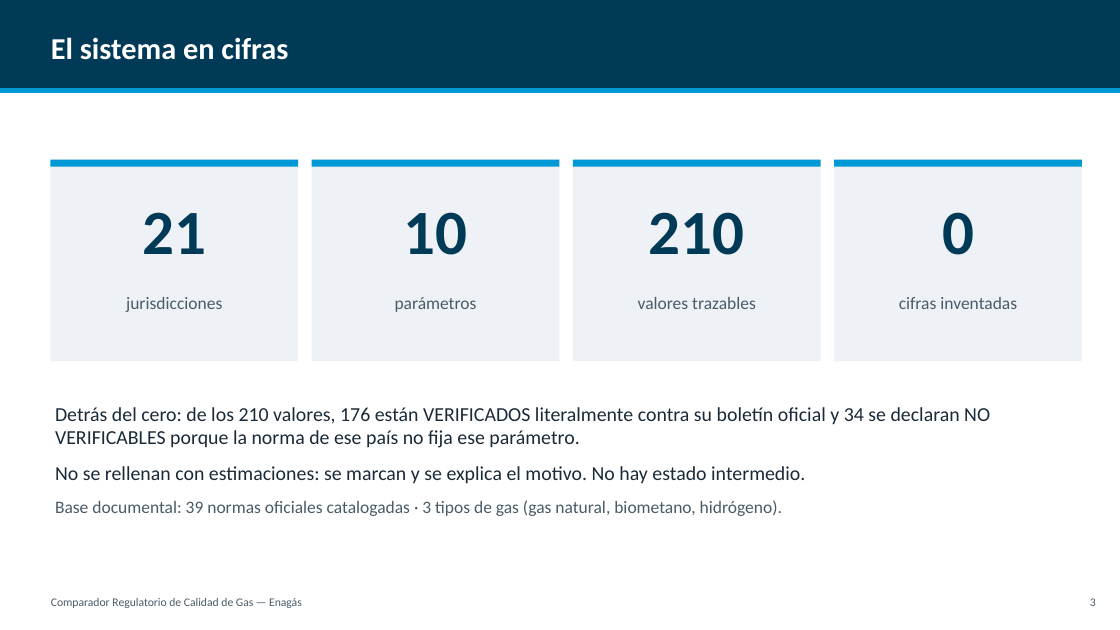
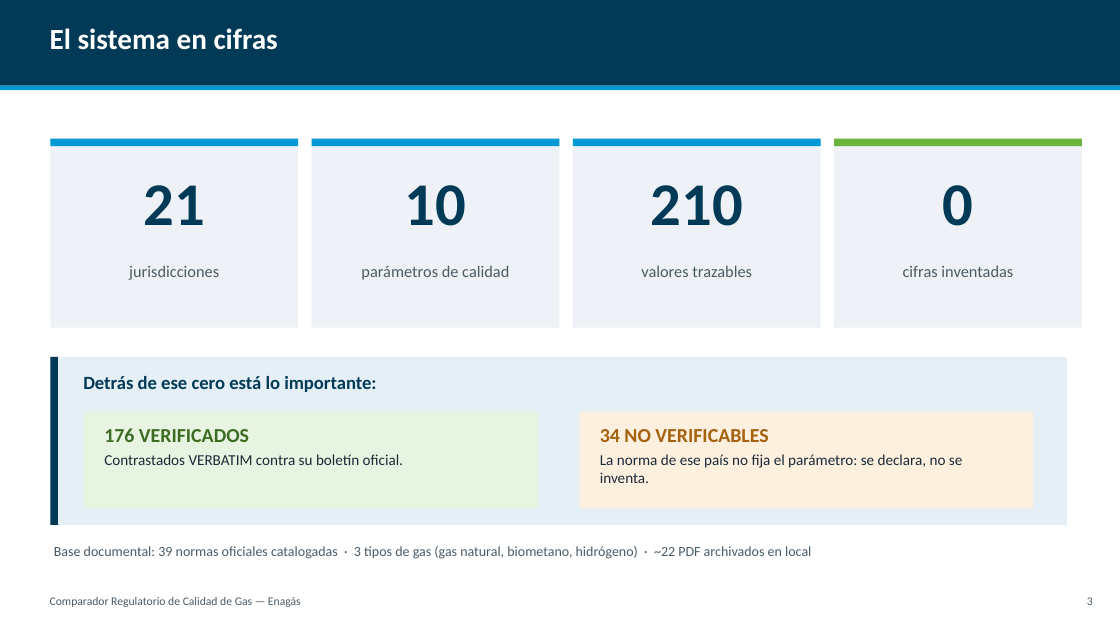
Before and after one commit to CarlosOlivaZurdo/ENAG-S_G1, a slide deck: slide 4 of docs/Presentacion_Comparador_Gas.pptx. Drawn at 1120x630 pixels with LibreOffice and Linux fonts; fonts in the diff are those of the drawing. Boxes give left, top, right and bottom in pixels: in the first picture for what was removed or moved away, otherwise in the second. Text is boxed around its words. In the diff, an @@ line names an element or a change of style, - is before the commit and + after.

```diff
--- a/docs/Presentacion_Comparador_Gas.pptx
+++ b/docs/Presentacion_Comparador_Gas.pptx
@@ text "El sistema en cifras" at [50, 28, 278, 50]: size 26 to 25 pt @@
@@ rectangle: place and size @@
-rectangle at [50, 160, 298, 361]
+rectangle at [50, 139, 298, 328]
@@ rectangle: place and size @@
-rectangle at [312, 160, 560, 361]
+rectangle at [312, 139, 560, 328]
@@ rectangle: place and size @@
-rectangle at [573, 160, 821, 361]
+rectangle at [573, 139, 821, 328]
@@ 4 rectangles: place and size @@
-4 rectangles at [50, 160, 1082, 166]
+4 rectangles at [50, 139, 1082, 146]
@@ rectangle: place and size @@
-rectangle at [834, 160, 1082, 361]
+rectangle at [834, 139, 1082, 328]
@@ rectangle at [834, 139, 1082, 146]: fill #0099D6 to #6CB33E @@
@@ text "21": place and size @@
-text "21" at [142, 212, 206, 254]
+text "21" at [144, 185, 205, 225]
@@ text "10": place and size @@
-text "10" at [404, 212, 468, 255]
+text "10" at [405, 185, 466, 226]
@@ text "210": place and size @@
-text "210" at [649, 212, 745, 255]
+text "210" at [651, 185, 743, 226]
@@ size 54 to 52 pt in 4 elements at [144, 185, 205, 225], [405, 185, 466, 226], [651, 185, 743, 226], [943, 185, 974, 226] @@
@@ text "0": place and size @@
-text "0" at [942, 212, 974, 255]
+text "0" at [943, 185, 974, 226]
@@ text at [361, 265, 509, 280]: text changed; size 15 to 14 pt @@
-parámetros
+parámetros de calidad
@@ 3 texts: place and size @@
-3 texts at [126, 297, 1017, 312]
+3 texts at [129, 265, 1013, 280]
@@ size 15 to 14 pt in 3 elements at [129, 265, 219, 280], [641, 265, 752, 277], [903, 265, 1013, 277] @@
@@ rectangle added at [50, 357, 1067, 525], fill #E4EFF6 @@
@@ rectangle added at [50, 357, 58, 525], fill #013A57 @@
@@ text added at [83, 376, 376, 392], 16 pt, text #013A57, bold @@
+Detrás de ese cero está lo importante:
@@ text removed at [55, 407, 990, 516] @@
-Detrás del cero: de los 210 valores, 176 están VERIFICADOS literalmente contra su boletín oficial y 34 se declaran NO VERIFICABLES porque la norma de ese país no fija ese parámetro.
-No se rellenan con estimaciones: se marcan y se explica el motivo. No hay estado intermedio.
-Base documental: 39 normas oficiales catalogadas · 3 tipos de gas (gas natural, biometano, hidrógeno).
@@ rectangle added at [84, 412, 538, 508], fill #E8F4E2 @@
@@ rectangle added at [580, 412, 1033, 508], fill #FDF0DF @@
@@ text added at [104, 428, 403, 465], 13 pt, text #1B2A38 @@
+176 VERIFICADOS
+Contrastados VERBATIM contra su boletín oficial.
@@ text added at [600, 429, 962, 483], 13 pt, text #1B2A38 @@
+34 NO VERIFICABLES
+La norma de ese país no fija el parámetro: se declara, no se inventa.
@@ text added at [54, 546, 811, 559], 12 pt, text #4A5B68 @@
+Base documental: 39 normas oficiales catalogadas · 3 tipos de gas (gas natural, biometano, hidrógeno) · ~22 PDF archivados en local
```
Also in this commit, not shown: 19 other slides changed, 4 slides added, 3 slides removed, 1 other file.
